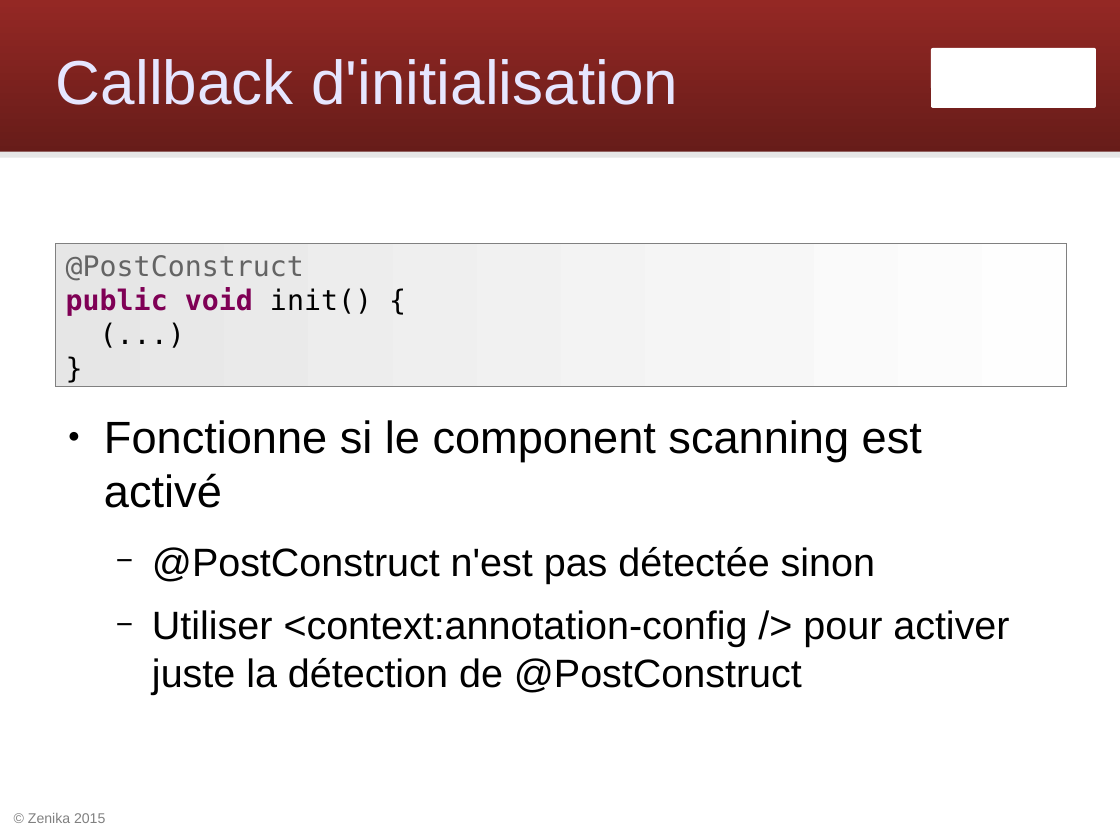
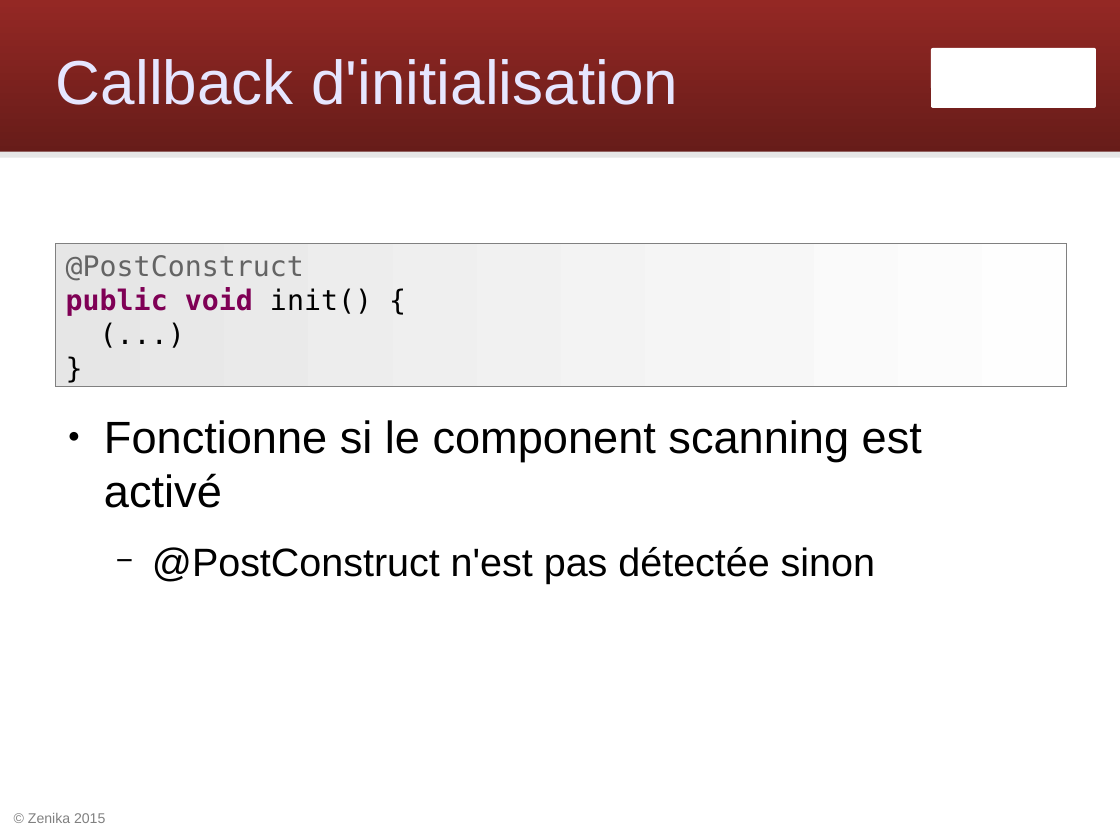
Before and after one commit to Zenika/workshop-spring-core, a slide deck: slide 42 of spring-workshop.odp (slide 41 before the commit). Drawn at 1120x840 pixels with LibreOffice and Linux fonts; fonts in the diff are those of the drawing; background and template pictures are left out. Boxes give left, top, right and bottom in pixels: in the first picture for what was removed or moved away, otherwise in the second. Text is boxed around its words. In the diff, an @@ line names an element or a change of style, - is before the commit and + after.

Commit message:
Utiliser config Java pour les annotations

```diff
--- a/spring-workshop.odp
+++ b/spring-workshop.odp
@@ text at box(152, 610, 1009, 695): paragraph removed @@
-  − Utiliser <context:annotation-config /> pour activer juste la détection de @PostConstruct
```
Also in this commit, not shown: 8 other slides changed, 7 slides removed, 10 other files.
